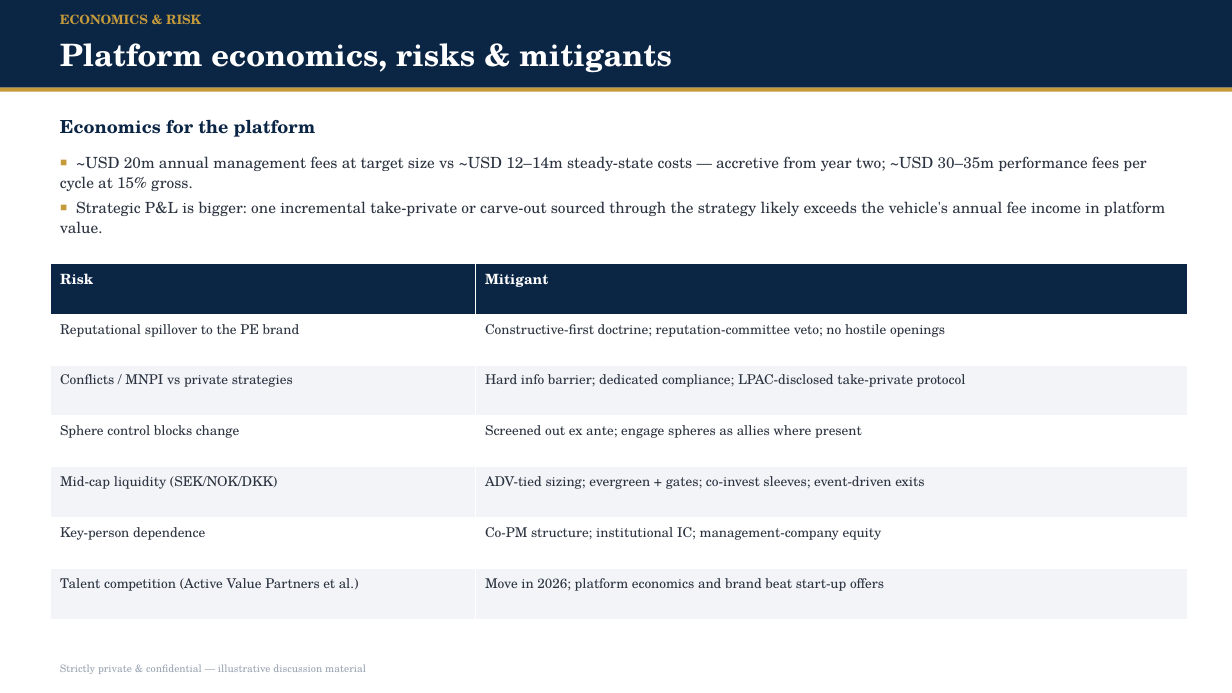
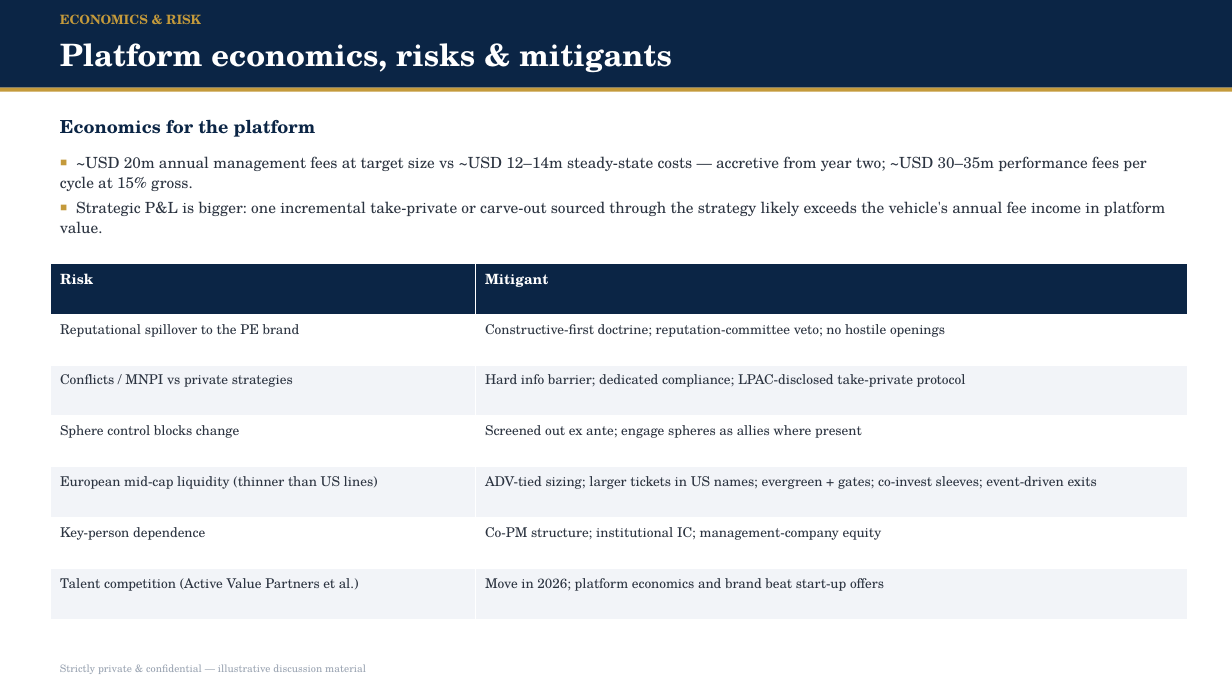
Before and after one commit to knutnyman/knutnyman, a slide deck: slide 13 of nordic-capital-activism-pitch/Nordic_Capital_Engaged_Equities_Deck.pptx. Drawn at 1232x693 pixels with LibreOffice and Linux fonts; fonts in the diff are those of the drawing. Boxes give left, top, right and bottom in pixels: in the first picture for what was removed or moved away, otherwise in the second. Text is boxed around its words. In the diff, an @@ line names an element or a change of style, - is before the commit and + after.

```diff
--- a/nordic-capital-activism-pitch/Nordic_Capital_Engaged_Equities_Deck.pptx
+++ b/nordic-capital-activism-pitch/Nordic_Capital_Engaged_Equities_Deck.pptx
@@ table at (x1=51, y1=263, x2=1188, y2=619) @@
-row 5, column 1: Mid-cap liquidity (SEK/NOK/DKK)
+row 5, column 1: European mid-cap liquidity (thinner than US lines)
-row 5, column 2: ADV-tied sizing; evergreen + gates; co-invest sleeves; event-driven exits
+row 5, column 2: ADV-tied sizing; larger tickets in US names; evergreen + gates; co-invest sleeves; event-driven exits
```
Also in this commit, not shown: 13 other slides changed, 1 slide added, 1 slide removed, 3 other files.
